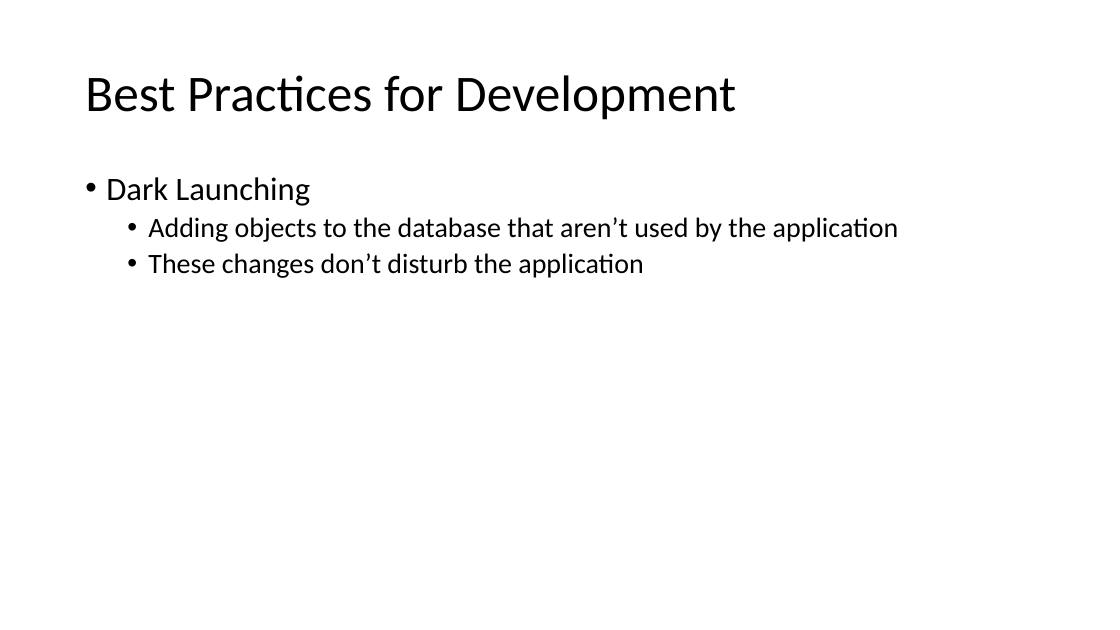
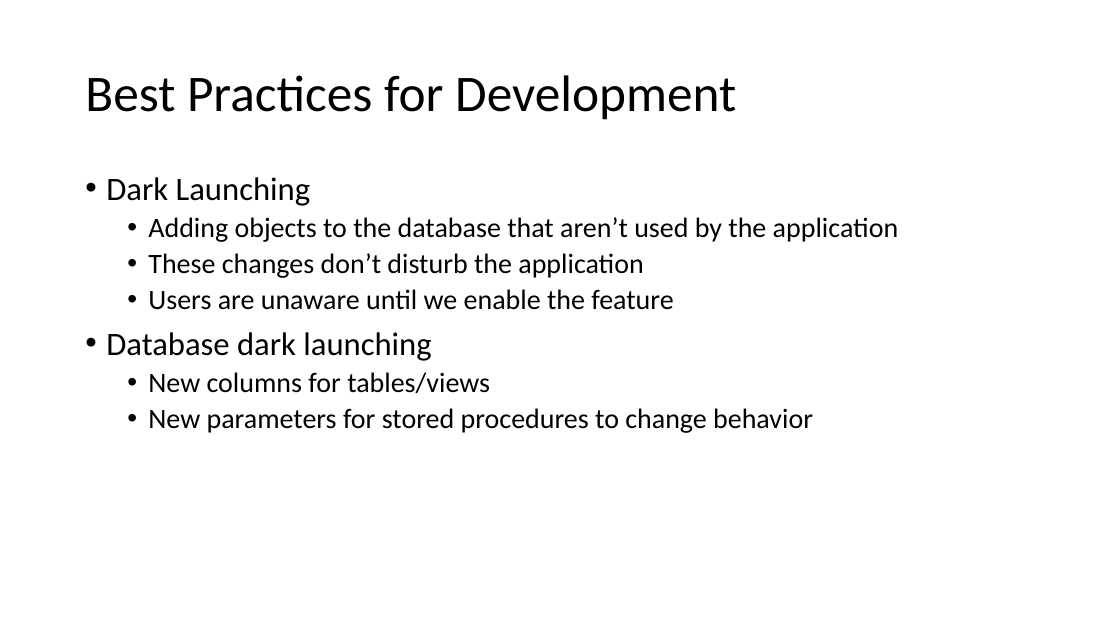
Before and after one commit to way0utwest/DatabaseDevOpsMS, a slide deck: slide 3 of Section 4 - Advanced Topics/4.0DatabaseDevOps.pptx. Drawn at 1120x630 pixels with LibreOffice and Linux fonts; fonts in the diff are those of the drawing. Boxes give left, top, right and bottom in pixels: in the first picture for what was removed or moved away, otherwise in the second. Text is boxed around its words. In the diff, an @@ line names an element or a change of style, - is before the commit and + after.

```diff
--- a/Section 4 - Advanced Topics/4.0DatabaseDevOps.pptx
+++ b/Section 4 - Advanced Topics/4.0DatabaseDevOps.pptx
@@ text at <box>106,289,813,433</box>: paragraphs added @@
+  • Users are unaware until we enable the feature
+• Database dark launching
+  • New columns for tables/views
+  • New parameters for stored procedures to change behavior
```
Also in this commit, not shown: 6 other slides changed, 2 slides added, 6 other files.
